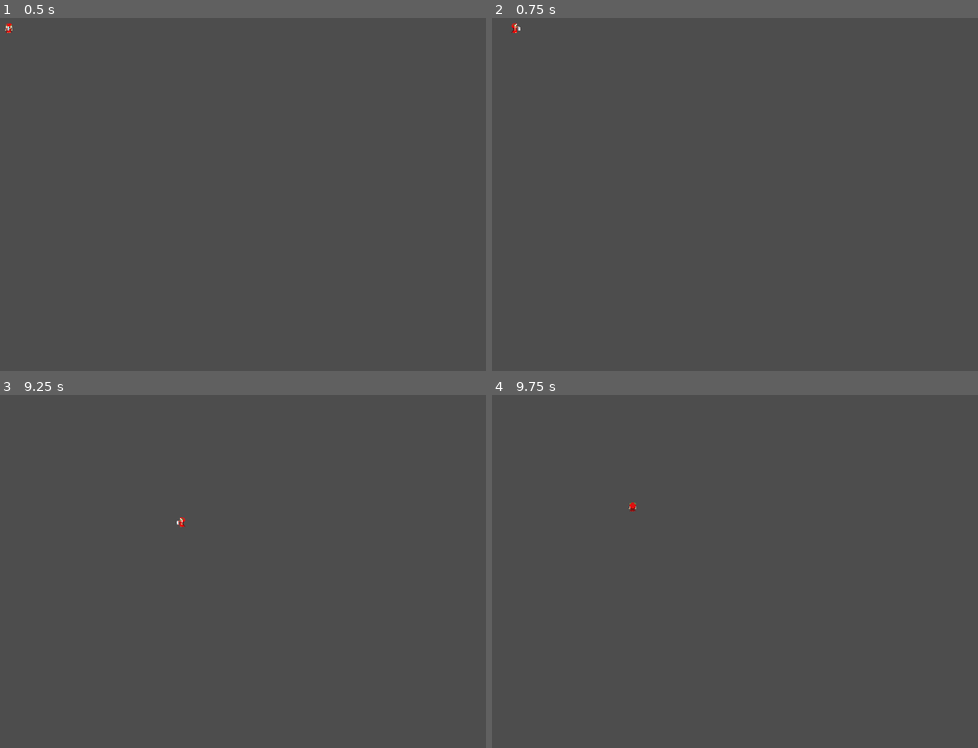
Above: before the commit, frames 1-4 (two rows, left to right).
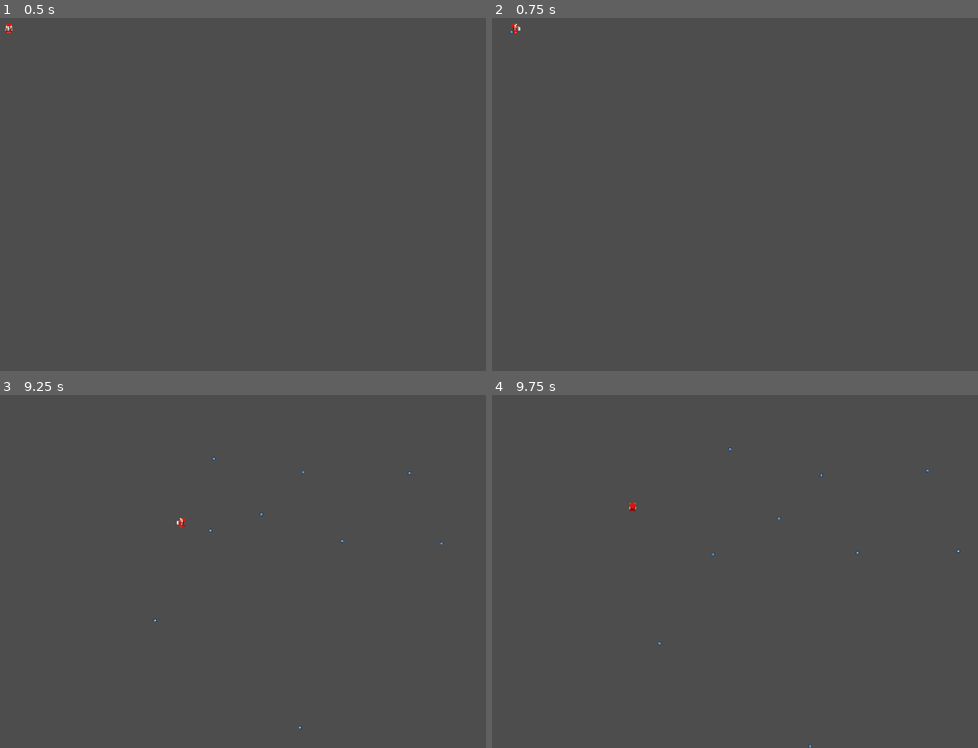
Above: after the commit, the same moments.

Repository: Ivan29020/Dantes-Reinterpretation
Game: Godot game, scene res://mondo.tscn
Two runs of this game, one before a commit and one after it. Both use one fixed random seed, a clock stepped at 60 frames per second and the inputs below. This scene is started directly instead of the project's main scene. The engine's default icon, where the game draws it, is replaced by a stand-in: a white triangle on a blue panel in a dark square.
Inputs (mouse positions are in pixels of both pictures, inside the frame that each line leads up to):
- Up to frame 1 (0.5 s): no input
- Up to frame 2 (0.75 s): tap Enter (ui_accept) at 0.5 s; move the mouse to (929, 166) at 0.52 s; hold Right (ui_right) from 0.53 s (still down); hold Enter (ui_accept) from 0.53 s (still down)
- Up to frame 3 (9.25 s): move the mouse to (160, 578) at 1.27 s; release Right (ui_right) at 1.28 s; release Enter (ui_accept) at 1.28 s; hold Down (ui_down) 1.28-2.03 s; tap Enter (ui_accept) at 1.35, 1.52, 1.82, 2.85, 3.02, 3.32, 3.5, 4.35, 4.52, 4.82, 5, 5.85, 6.02, 6.32, 7.35, 7.52, 7.82, 8.85, 9.02 s; move the mouse to (359, 479) at 2.02 s; hold Right (ui_right) 2.03-2.78 s; hold Enter (ui_accept) 2.03-2.78 s; move the mouse to (257, 635) at 2.77 s; hold Up (ui_up) 2.78-3.53 s; move the mouse to (outside the picture) at 3.52 s; hold Enter (ui_accept) 3.53-4.28 s; hold Left (ui_left) 3.53-5.03 s; move the mouse to (92, 504) at 4.27 s; move the mouse to (325, 560) at 5.02 s; hold Down (ui_down) 5.03-5.78 s; hold Enter (ui_accept) 5.03-5.78 s; move the mouse to (189, 465) at 5.77 s; hold Right (ui_right) 5.78-6.53 s; move the mouse to (437, 543) at 6.52 s; hold Up (ui_up) 6.53-7.28 s; hold Enter (ui_accept) 6.53-7.28 s; move the mouse to (160, 578) at 7.27 s; hold Right (ui_right) 7.28-8.03 s; move the mouse to (359, 479) at 8.02 s; hold Down (ui_down) 8.03-8.78 s; hold Enter (ui_accept) 8.03-8.78 s; move the mouse to (257, 635) at 8.77 s; hold Left (ui_left) from 8.78 s (still down)
- Up to frame 4 (9.75 s): tap Enter (ui_accept) at 9.32 s; move the mouse to (outside the picture) at 9.52 s; release Left (ui_left) at 9.53 s; hold Up (ui_up) from 9.53 s (still down); hold Enter (ui_accept) from 9.53 s (still down)

Frame 1 is identical in both runs. In frame 2, less than 0.1% of the frame differs, in the area x 3-5%, y 3-5%; in frame 3, less than 0.1%; in frame 4, less than 0.1%, in the area x 34-97%, y 15-100%.

Commit message:
Finiti i proiettili

Diff:
--- a/Giocatore.gd
+++ b/Giocatore.gd
@@ -14,7 +14,6 @@
 	movement.x = Input.get_axis("ui_left","ui_right")
 	movement.y = Input.get_axis("ui_up","ui_down")
 	movement = movement.normalized()
-
 
 
 	update_animation(movement)
--- /dev/null
+++ b/Input_armi.gd
@@ -0,0 +1,10 @@
+extends Node2D
+
+@export var arma : NodePath
+
+func _process(delta):
+
+	var dir = (get_global_mouse_position() - global_position).normalized()
+
+	if Input.is_action_pressed("ui_accept"):
+		get_node(arma).spara(dir)
--- /dev/null
+++ b/Spawner_proiettili.gd
@@ -0,0 +1,29 @@
+class_name spawner_proiettili extends Node2D
+
+@export var proiettile_arma : PackedScene
+
+@export var velocita_fuoco : float = 1
+@export var danno_proiettile : int = 10
+@export var velocita_proiettile : int = 100
+@export var spawner_giocatore : bool = false #false = spawner nemico, true = spawner giocatore
+
+func crea_proiettile(dir) -> Area2D:
+
+	var npro = proiettile_arma.instantiate()
+	npro.vel = velocita_proiettile
+	npro.danni = danno_proiettile
+	npro.proiettile_giocatore = spawner_giocatore
+	npro.dir = dir
+	npro.global_position = global_position
+
+	return npro
+
+func spara(dir):
+
+	if $velocitafuoco.is_stopped():
+		var npro = crea_proiettile(dir)
+		get_tree().get_root().add_child(npro) #migliorare
+		$velocitafuoco.start()
+
+func _on_velocitafuoco_ready():
+	$velocitafuoco.wait_time = velocita_fuoco
--- a/dante.tscn
+++ b/dante.tscn
@@ -24,6 +24,8 @@
 [ext_resource type="Texture2D" uid="uid://bjks1mncxo155" path="res://Grafiche/La Divina Commedia/Libro sinistra .png" id="22_rljou"]
 [ext_resource type="Texture2D" uid="uid://catwq1pod8rnk" path="res://Grafiche/La Divina Commedia/Libro Destra idle.png" id="23_4dkjm"]
 [ext_resource type="Texture2D" uid="uid://dpstmrme3kvr2" path="res://Grafiche/La Divina Commedia/Libro Destra.png" id="24_uxuq4"]
+[ext_resource type="PackedScene" uid="uid://bymv5emaauppd" path="res://input_armi.tscn" id="25_531jl"]
+[ext_resource type="PackedScene" uid="uid://dnwsaeqjmxouh" path="res://spawner_proiettili.tscn" id="26_towar"]
 
 [sub_resource type="RectangleShape2D" id="RectangleShape2D_1k0s6"]
 size = Vector2(11, 17)
@@ -241,3 +243,8 @@
 animation = &"book_idle_right"
 frame = 1
 frame_progress = 0.393648
+
+[node name="Input_armi" parent="." instance=ExtResource("25_531jl")]
+arma = NodePath("../Spawner_proiettili")
+
+[node name="Spawner_proiettili" parent="." instance=ExtResource("26_towar")]
--- /dev/null
+++ b/input_armi.tscn
@@ -0,0 +1,6 @@
+[gd_scene load_steps=2 format=3 uid="uid://bymv5emaauppd"]
+
+[ext_resource type="Script" path="res://Input_armi.gd" id="1_5js0i"]
+
+[node name="Input_armi" type="Node2D"]
+script = ExtResource("1_5js0i")
--- a/proiettile_base.gd
+++ b/proiettile_base.gd
@@ -1,7 +1,7 @@
-extends Area2D
+class_name proiettile extends Area2D
 
-@export var danni : int = 10
-@export var proiettile_giocatore : bool = false #false = proiettile nemico, true = proiettile giocatore
+var danni : int = 10
+var proiettile_giocatore : bool = false #false = proiettile nemico, true = proiettile giocatore
 
 var dir : Vector2 = Vector2.ZERO
 var vel : int = 100
--- a/proiettile_base.tscn
+++ b/proiettile_base.tscn
@@ -1,6 +1,7 @@
-[gd_scene load_steps=3 format=3 uid="uid://d2rhx1j06u1cc"]
+[gd_scene load_steps=4 format=3 uid="uid://d2rhx1j06u1cc"]
 
 [ext_resource type="Script" path="res://proiettile_base.gd" id="1_xypfq"]
+[ext_resource type="Texture2D" uid="uid://c3bh3enp8yxqt" path="res://icon.svg" id="2_66b0p"]
 
 [sub_resource type="CircleShape2D" id="CircleShape2D_com35"]
 radius = 5.0
@@ -14,5 +15,7 @@
 shape = SubResource("CircleShape2D_com35")
 
 [node name="Sprite2D" type="Sprite2D" parent="."]
+scale = Vector2(0.05, 0.05)
+texture = ExtResource("2_66b0p")
 
 [connection signal="body_entered" from="." to="." method="_on_body_entered"]
--- /dev/null
+++ b/spawner_proiettili.tscn
@@ -0,0 +1,13 @@
+[gd_scene load_steps=3 format=3 uid="uid://dnwsaeqjmxouh"]
+
+[ext_resource type="Script" path="res://Spawner_proiettili.gd" id="1_fdpfe"]
+[ext_resource type="PackedScene" uid="uid://d2rhx1j06u1cc" path="res://proiettile_base.tscn" id="2_ou12r"]
+
+[node name="Spawner_proiettili" type="Node2D"]
+script = ExtResource("1_fdpfe")
+proiettile_arma = ExtResource("2_ou12r")
+
+[node name="velocitafuoco" type="Timer" parent="."]
+one_shot = true
+
+[connection signal="ready" from="velocitafuoco" to="." method="_on_velocitafuoco_ready"]
Not shown: 1 places in dante.tscn that only renumber resources
